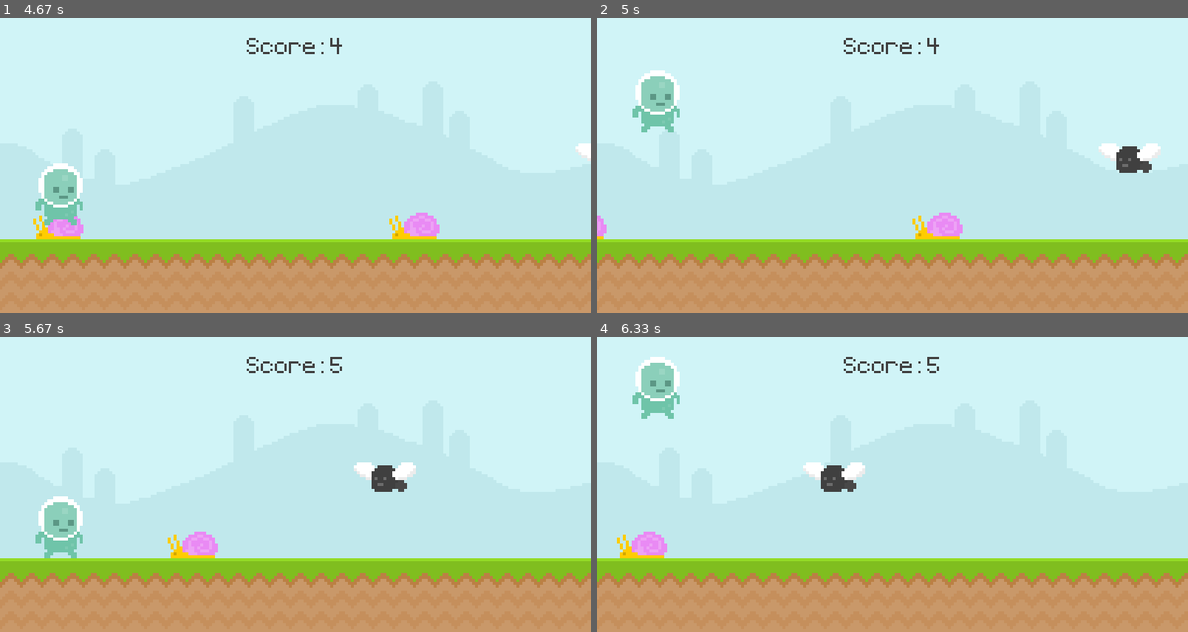
Above: before the commit, frames 1-4 (two rows, left to right).
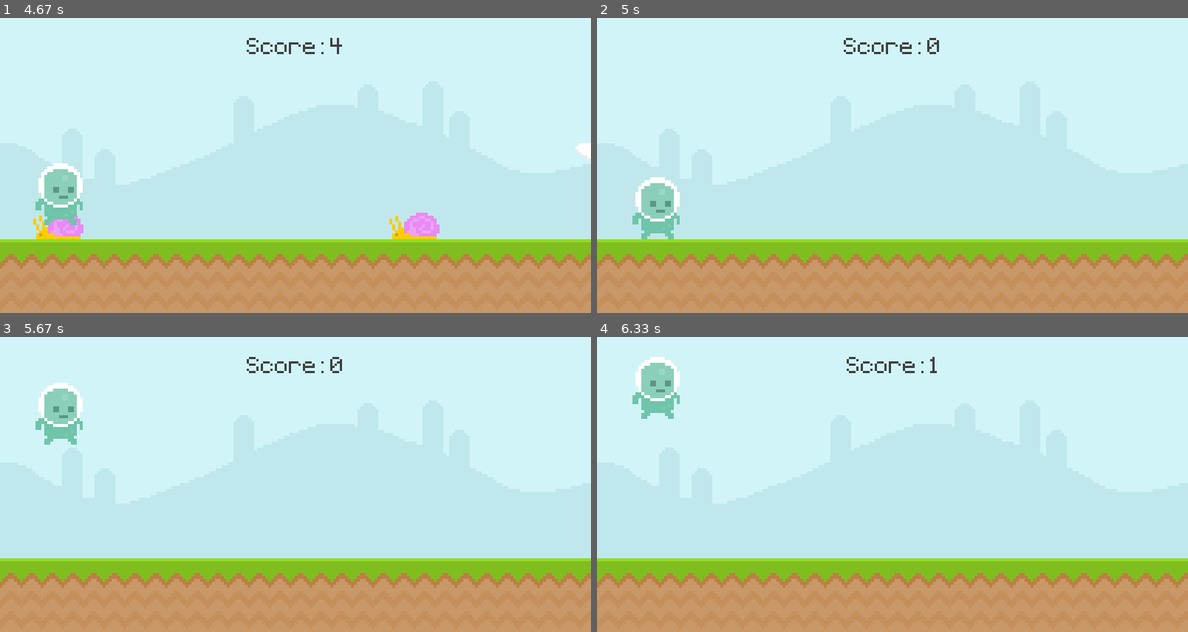
Above: after the commit, the same moments.

Repository: SDBranka/The_Ultimate_Introduction_to_Pygame
Game: pygame game, started from main.py
Same seed, same stepped clock (60 frames per second), same inputs: the game is played once before the commit and once after it.
Inputs (mouse positions are in pixels of both pictures, inside the frame that each line leads up to):
- Up to frame 1 (4.67 s): tap Space at 0.33 s; press the mouse at (59, 206) at 0.7 s; move the mouse to (236, 165) at 0.8 s; release the mouse at (419, 127) at 0.93 s; press the mouse at (59, 206) at 1.53 s; move the mouse to (147, 209) at 1.63 s; release the mouse at (236, 212) at 1.77 s; press the mouse at (59, 206) at 2.37 s; move the mouse to (106, 242) at 2.47 s; release the mouse at (153, 277) at 2.6 s; press the mouse at (59, 206) at 3.2 s; move the mouse to (106, 212) at 3.3 s; release the mouse at (153, 218) at 3.43 s; press the mouse at (59, 206) at 4.03 s; move the mouse to (112, 233) at 4.13 s; release the mouse at (165, 259) at 4.27 s
- Up to frame 2 (5 s): tap Space at 4.83 s
- Up to frame 3 (5.67 s): press the mouse at (59, 525) at 5.2 s; move the mouse to (195, 519) at 5.3 s; release the mouse at (330, 511) at 5.43 s
- Up to frame 4 (6.33 s): press the mouse at (656, 525) at 6.03 s; move the mouse to (727, 525) at 6.13 s; release the mouse at (803, 525) at 6.27 s

Frame 1 is identical in both runs. In frame 2, 3.9% of the frame differs, in the area x 0-96%, y 6-75%; in frame 3, 3.8%; in frame 4, 1.6%.

Commit message:
obstacle collision detection

Diff:
--- a/main.py
+++ b/main.py
@@ -12,7 +12,7 @@
     screen.blit(score_surface, score_rect)
     return current_time
 
-# moves obstacles and deletes obstacles that have left the screen
+# determines obstacle type, moves obstacles, and deletes obstacles that have left the screen
 def obstacle_movement(obstacle_list):
     if obstacle_list:
         for obstacle_rect in obstacle_list:
@@ -31,6 +31,15 @@
 
         return obstacle_list
     return []
+
+# determines if collision between obstacle and play occurs
+def collisions(player, obstacles):
+    if obstacles:
+        for obst_rect in obstacles:
+            if player.colliderect(obst_rect):
+                return False
+    return True
+
 
 # initialize pygame
 pygame.init()
@@ -238,17 +247,17 @@
         # obstacle movement
         obstacle_rect_list = obstacle_movement(obstacle_rect_list)
 
-
-
         # apply player gravity physics
         player_gravity +=1
         player_rect.y += player_gravity
         # create floor as barrier
         if player_rect.bottom >= 300:
             player_rect.bottom = 300
-
         # display player
         screen.blit(player_surface, player_rect)
+
+        # collisions
+        game_active = collisions(player_rect, obstacle_rect_list)
 
         # stores pressed keys into variable like a dictionary, if space bar is pushed print jump
         # keys = pygame.key.get_pressed()
@@ -296,6 +305,15 @@
         # if snail_rect.colliderect(player_rect):
         #     game_active = False
     else:
+        # clear all existing enemies
+        obstacle_rect_list.clear()
+        # return player_rect to start position
+        player_rect.midbottom = (80, 300)
+        player_gravity = 0
+
+
+
+        # draw screen
         screen.fill((94, 129, 162))
         screen.blit(player_stand, player_stand_rect)
         score_msg = test_font.render(f"Your score: {math.floor(score)}", False, (111, 196, 169))
